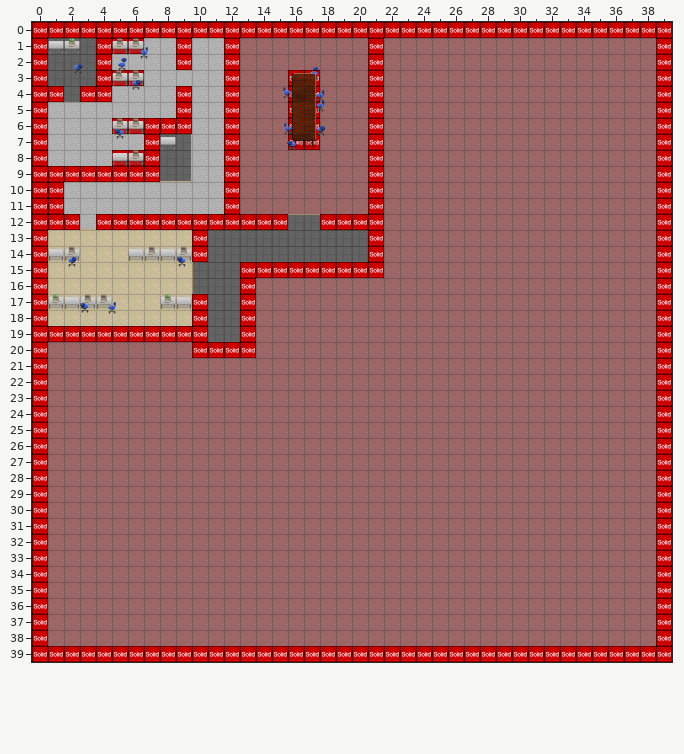
Tiled map, stored at data/testlevel.tmx. Above, as it was before the edit.
Cells are 32x32 px. Shown: x 0..39, y 0..39.
Now the later version:
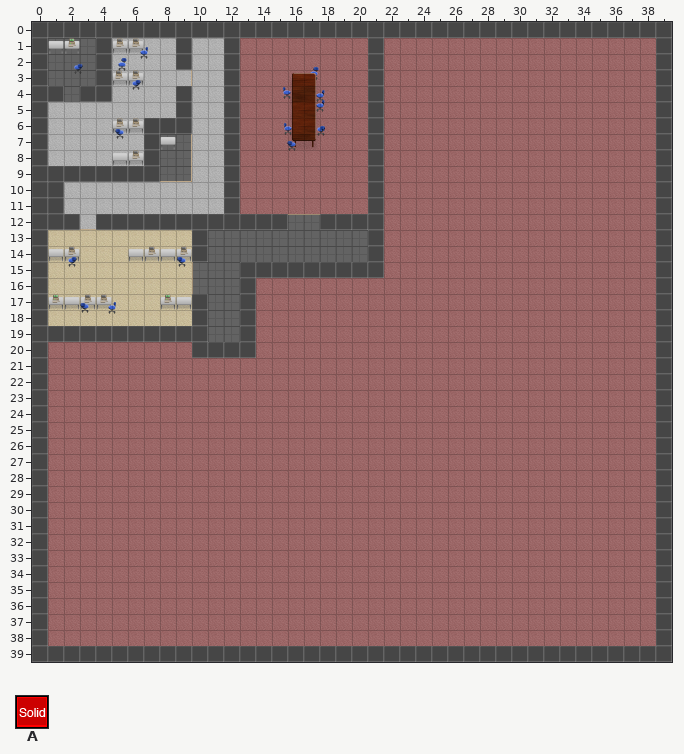
Key: from "COLLIDERS": A 0 "solid".
_ is an empty cell.
Changes in this commit:
Layer "collision" (now hidden):
y 0: x 0..39 AAAAAAAAAAAAAAAAAAAAAAAAAAAAAAAAAAAAAAAA -> ________________________________________
y 1: x 0 A -> _; x 4..6 AAA -> ___; x 9 A -> _; x 12 A -> _; x 21 A -> _; x 39 A -> _
y 2: x 0 A -> _; x 4 A -> _; x 9 A -> _; x 12 A -> _; x 21 A -> _; x 39 A -> _
y 3: x 0 A -> _; x 4..6 AAA -> ___; x 12 A -> _; x 16..17 AA -> __; x 21 A -> _; x 39 A -> _
y 4: x 0..1 AA -> __; x 3..4 AA -> __; x 9 A -> _; x 12 A -> _; x 16..17 AA -> __; x 21 A -> _; x 39 A -> _
y 5: x 0 A -> _; x 9 A -> _; x 12 A -> _; x 16..17 AA -> __; x 21 A -> _; x 39 A -> _
y 6: x 0 A -> _; x 5..9 AAAAA -> _____; x 12 A -> _; x 16..17 AA -> __; x 21 A -> _; x 39 A -> _
y 7: x 0 A -> _; x 7 A -> _; x 12 A -> _; x 16..17 AA -> __; x 21 A -> _; x 39 A -> _
y 8: x 0 A -> _; x 5..7 AAA -> ___; x 12 A -> _; x 21 A -> _; x 39 A -> _
y 9: x 0..7 AAAAAAAA -> ________; x 12 A -> _; x 21 A -> _; x 39 A -> _
y 10..11: x 0..1 AA -> __; x 12 A -> _; x 21 A -> _; x 39 A -> _
y 12: x 0..2 AAA -> ___; x 4..15 AAAAAAAAAAAA -> ____________; x 18..21 AAAA -> ____; x 39 A -> _
y 13..14: x 0 A -> _; x 10 A -> _; x 21 A -> _; x 39 A -> _
y 15: x 0 A -> _; x 13..21 AAAAAAAAA -> _________; x 39 A -> _
y 16: x 0 A -> _; x 13 A -> _; x 39 A -> _
y 17..18: x 0 A -> _; x 10 A -> _; x 13 A -> _; x 39 A -> _
y 19: x 0..10 AAAAAAAAAAA -> ___________; x 13 A -> _; x 39 A -> _
y 20: x 0 A -> _; x 10..13 AAAA -> ____; x 39 A -> _
y 21..38: x 0 A -> _; x 39 A -> _
y 39: x 0..39 AAAAAAAAAAAAAAAAAAAAAAAAAAAAAAAAAAAAAAAA -> ________________________________________
Changed places in both pictures, as pixel boxes (x1, y1, x2, y2):
removed: (32, 22, 672, 662)
